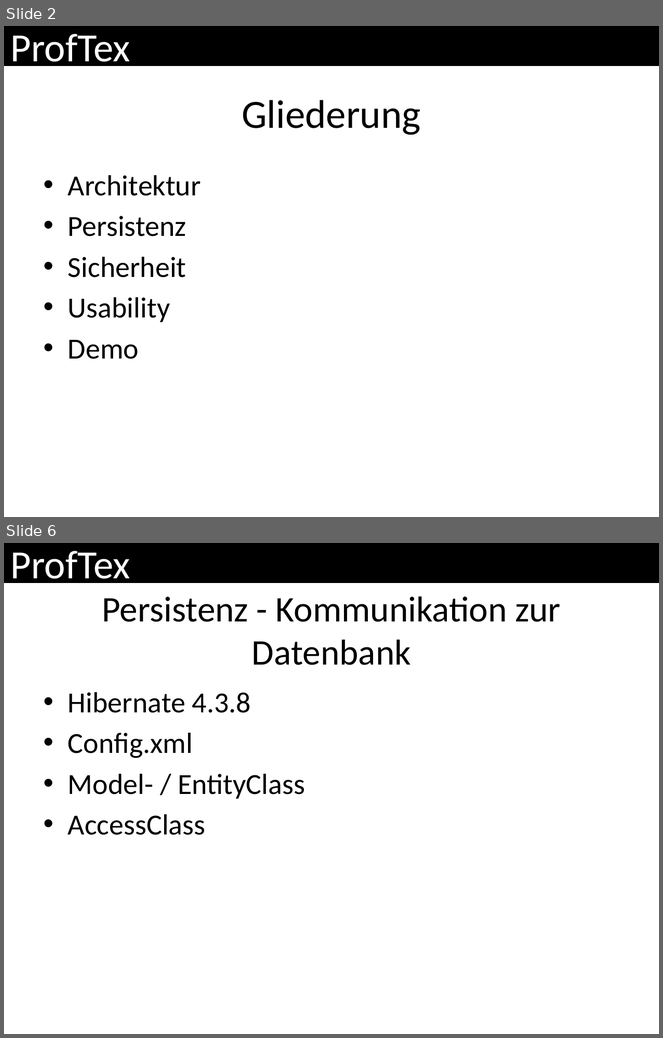
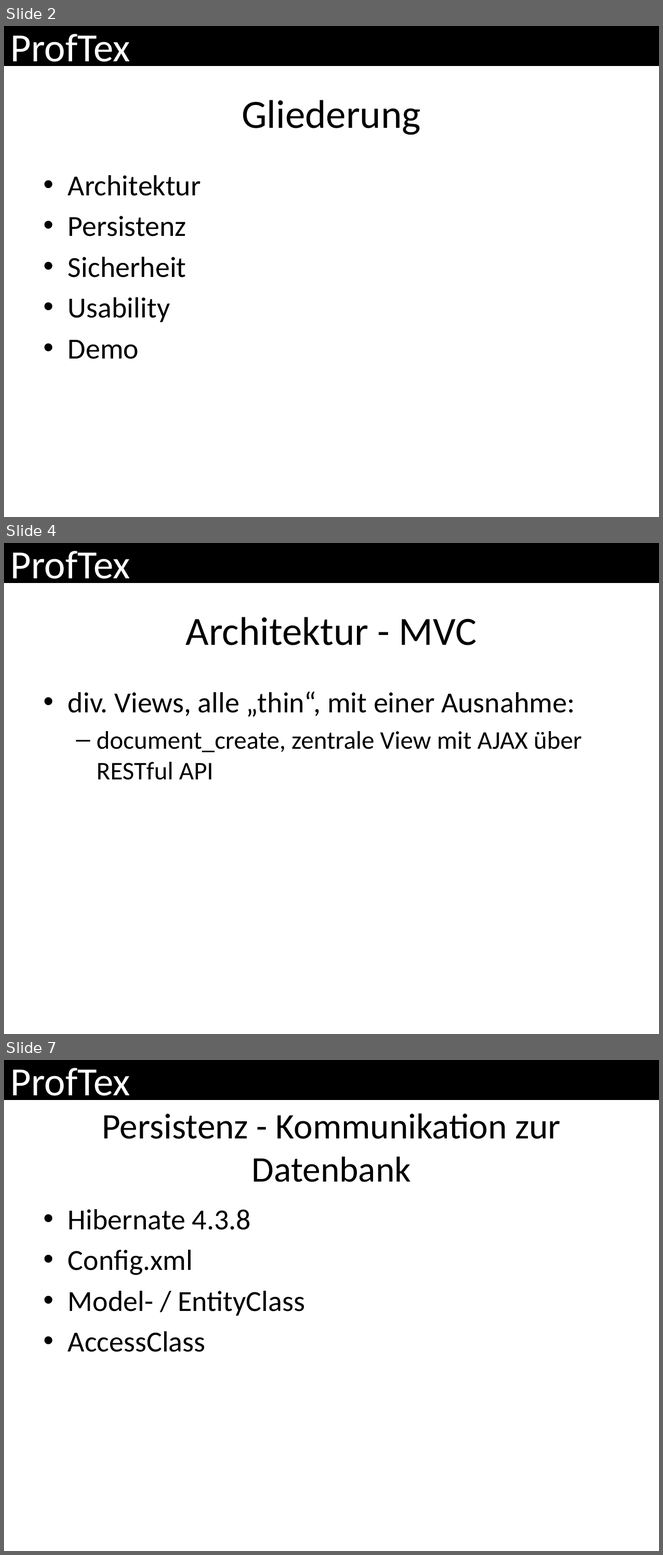
Before and after one commit to ProfTeX/mockup, a slide deck: ProfTeX.pptx. Shown one above the other, each under a label of ours: slides 2 and 6 before the commit, slides 2, 4 and 7 after it; the slides between them are not shown. The pictures are 663x1038 and 663x1555 pixels, drawn with LibreOffice and Linux fonts; fonts in the diff are those of the drawing. Boxes give left, top, right and bottom in pixels: in the first picture for what was removed or moved away, otherwise in the second. Text is boxed around its words. In the diff, an @@ line names an element or a change of style, - is before the commit and + after.

```diff
--- a/ProfTeX.pptx
+++ b/ProfTeX.pptx
@@ slide 4 added at (4,543,659,1034), background #FFFFFF; not listed: 1 template element that a slide beside it also shows @@
@@ title added at (186,617,477,645), 44 pt, text #000000 @@
+Architektur - MVC
@@ text added at (68,691,582,780), 28 pt, text #000000 @@
+• div. Views, alle „thin“, mit einer Ausnahme:
+  – document_create, zentrale View mit AJAX über RESTful API
@@ what was slide 6 is now slide 7 @@
```
Also in this commit, not shown: 4 slides changed.
